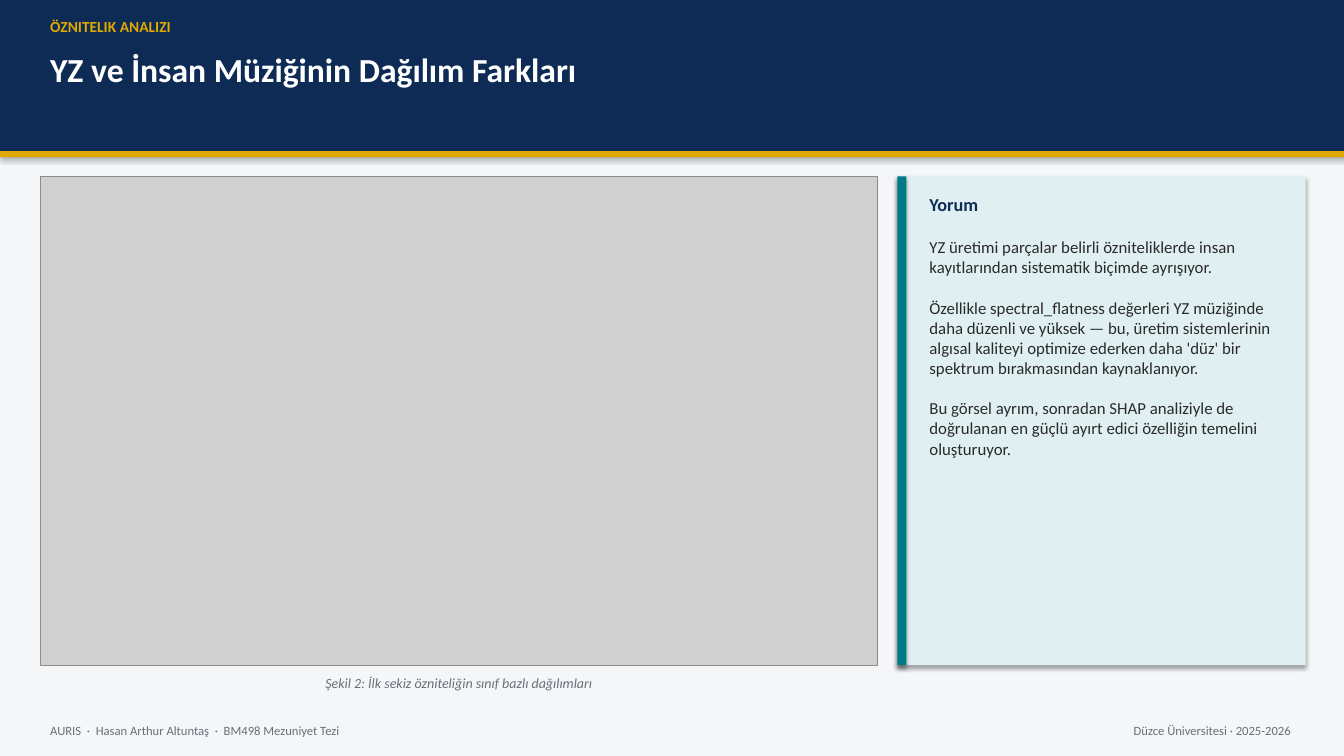
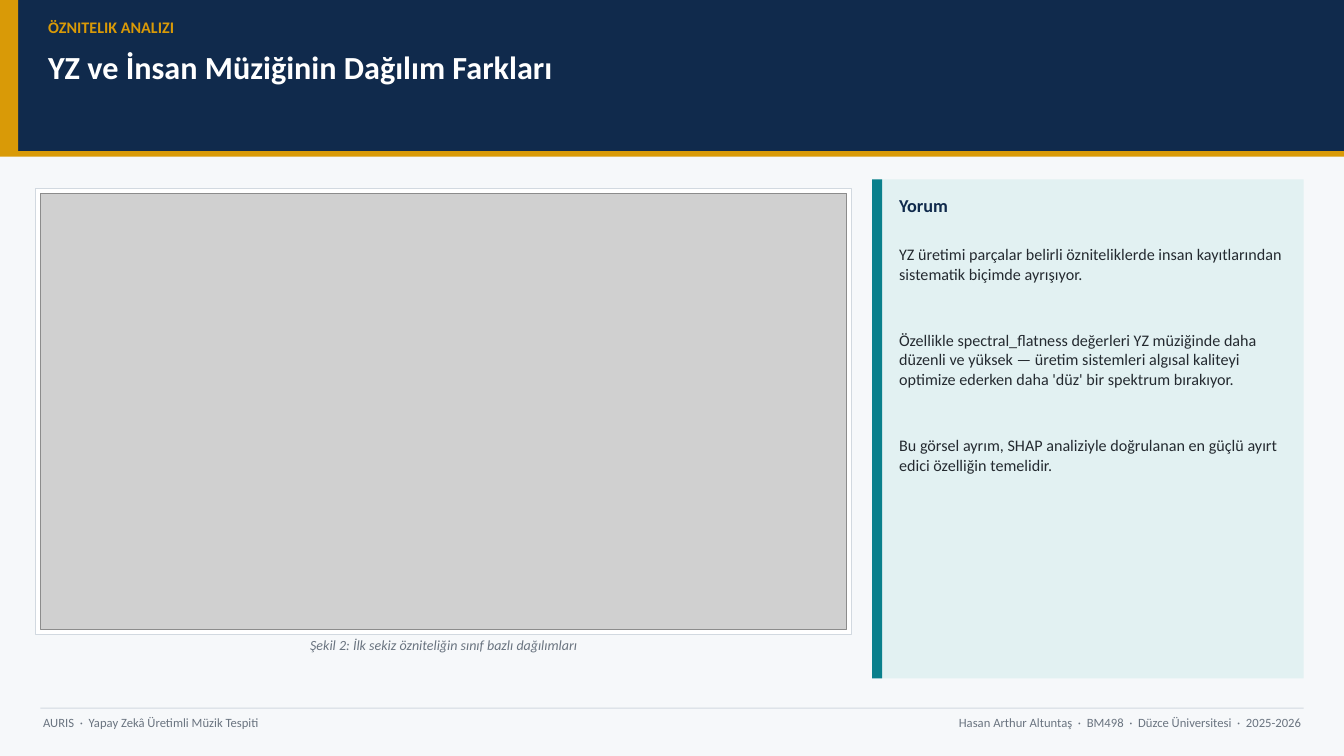
Before and after one commit to Rtur2003/CrownCode, a slide deck: slide 5 of docs/academic/TeslimEdilecekler/Sunumlar/03_Tasarim_ve_Gelistirme_Sunumu.pptx. Drawn at 1344x756 pixels with LibreOffice and Linux fonts; fonts in the diff are those of the drawing; grey boxes stand for pictures. Boxes give left, top, right and bottom in pixels: in the first picture for what was removed or moved away, otherwise in the second. Text is boxed around its words. In the diff, an @@ line names an element or a change of style, - is before the commit and + after.

```diff
--- a/docs/academic/TeslimEdilecekler/Sunumlar/03_Tasarim_ve_Gelistirme_Sunumu.pptx
+++ b/docs/academic/TeslimEdilecekler/Sunumlar/03_Tasarim_ve_Gelistirme_Sunumu.pptx
@@ background #F4F6F8 to #F6F8FA @@
@@ rectangle at box(0, 0, 1344, 151): fill #0D2B55 to #102A4C; shadow off @@
@@ rectangle added at box(0, 0, 18, 151), fill #D99A07 @@
@@ text "ÖZNITELIK ANALIZI" at box(48, 20, 174, 33): size 11 to 11.5 pt, text colour #E0A800 to #D99A07 @@
@@ text "YZ ve İnsan Müziğinin Dağılım ..." at box(48, 52, 552, 85): size 24 to 23 pt @@
@@ rectangle at box(0, 151, 1344, 157): fill #E0A800 to #D99A07; shadow off @@
@@ rectangle: place and size @@
-rectangle at box(897, 176, 1306, 665)
+rectangle at box(872, 179, 1304, 679)
@@ rectangle at box(872, 179, 1304, 679): fill #E0F0F2 to #E2F1F2; shadow off @@
@@ rectangle: place and size @@
-rectangle at box(897, 176, 906, 665)
+rectangle at box(872, 179, 882, 679)
@@ rectangle at box(872, 179, 882, 679): fill #007A87 to #0A808C; shadow off @@
@@ rectangle added at box(35, 189, 852, 635), fill #FFFFFF, outline #D2D9E0 0.75 pt @@
@@ picture: place and size @@
-picture at box(40, 176, 877, 665)
+picture at box(40, 194, 847, 630)
@@ text "Yorum": place and size @@
-text "Yorum" at box(929, 199, 978, 211)
+text "Yorum" at box(899, 200, 948, 212)
@@ text "Yorum" at box(899, 200, 948, 212): text colour #0D2B55 to #102A4C @@
@@ text at box(899, 249, 1282, 474): text changed; size 12 to 11.5 pt; text colour #2A2A2A to #242A30 @@
-YZ üretimi parçalar belirli özniteliklerde insan kayıtlarından sistematik biçimde ayrışıyor.
-Özellikle spectral_flatness değerleri YZ müziğinde daha düzenli ve yüksek — bu, üretim sistemlerinin algısal kaliteyi optimize ederken daha 'düz' bir spektrum bırakmasından kaynaklanıyor.
-Bu görsel ayrım, sonradan SHAP analiziyle de doğrulanan en güçlü ayırt edici özelliğin temelini oluşturuyor.
+YZ üretimi parçalar belirli özniteliklerde insan kayıtlarından sistematik biçimde ayrışıyor.
+Özellikle spectral_flatness değerleri YZ müziğinde daha düzenli ve yüksek — üretim sistemleri algısal kaliteyi optimize ederken daha 'düz' bir spektrum bırakıyor.
+Bu görsel ayrım, SHAP analiziyle doğrulanan en güçlü ayırt edici özelliğin temelidir.
@@ text "Şekil 2: İlk sekiz özniteliğin ...": place and size @@
-text "Şekil 2: İlk sekiz özniteliğin ..." at box(325, 677, 593, 691)
+text "Şekil 2: İlk sekiz özniteliğin ..." at box(310, 639, 578, 653)
@@ text "Şekil 2: İlk sekiz özniteliğin ..." at box(310, 639, 578, 653): text colour #66707A to #6A7480 @@
@@ rectangle added at box(40, 708, 1304, 709), fill #D2D9E0 @@
@@ text added at box(43, 717, 259, 729), 9 pt, text #6A7480 @@
+AURIS · Yapay Zekâ Üretimli Müzik Tespiti
@@ text at box(959, 717, 1301, 729): text changed; text colour #66707A to #6A7480 @@
-Düzce Üniversitesi · 2025-2026
+Hasan Arthur Altuntaş · BM498 · Düzce Üniversitesi · 2025-2026
@@ text removed at box(50, 726, 339, 737) @@
-AURIS · Hasan Arthur Altuntaş · BM498 Mezuniyet Tezi
```
Also in this commit, not shown: 6 other slides changed, 4 other files.
